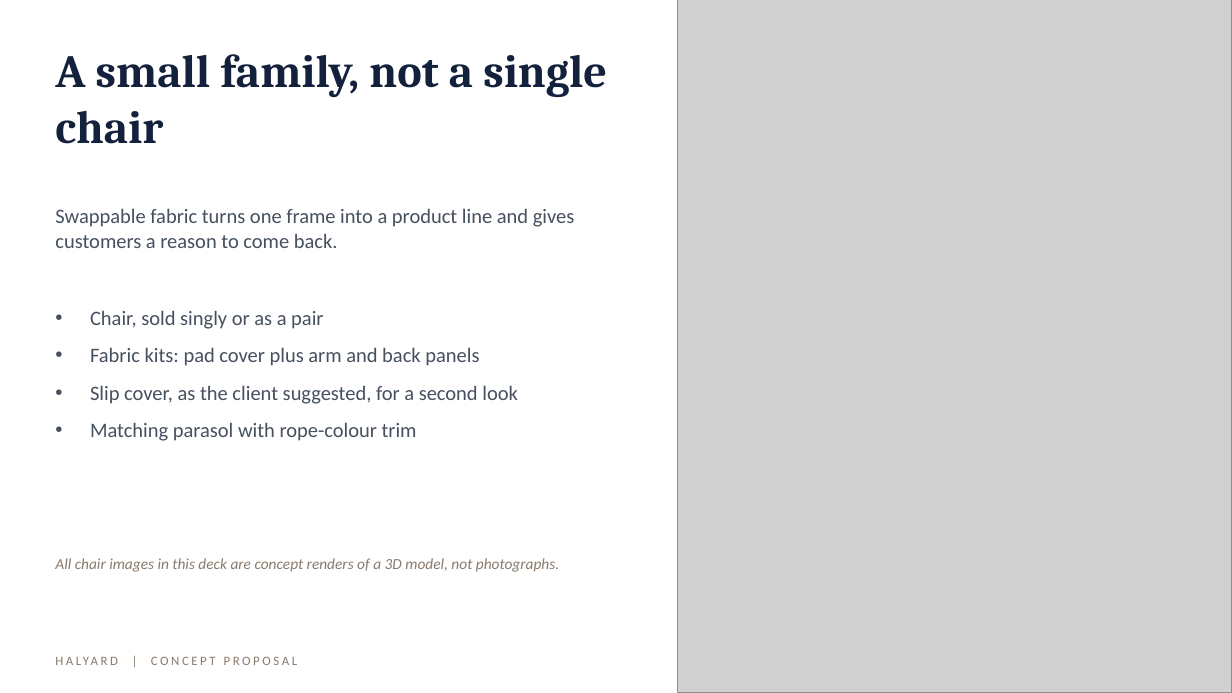
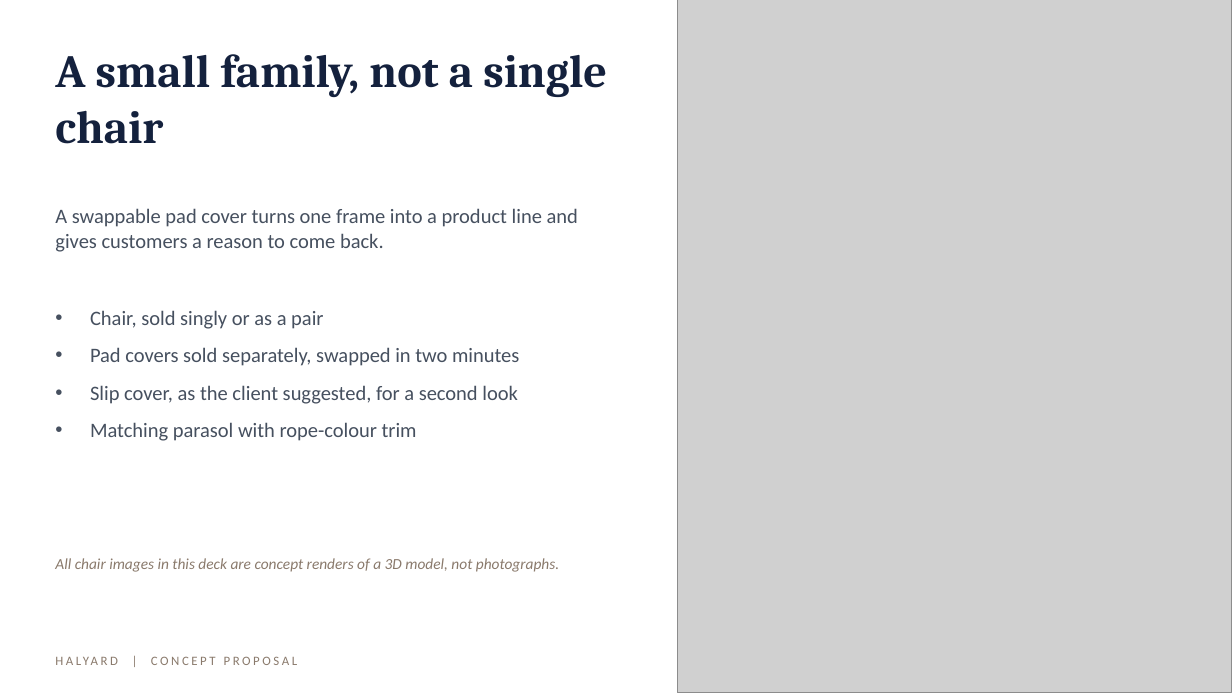
Before and after one commit to peterkaplan/hiking-games, a slide deck: slide 10 of beach-chair-render/Halyard-Beach-Club-Chair-Proposal.pptx. Drawn at 1232x693 pixels with LibreOffice and Linux fonts; fonts in the diff are those of the drawing; grey boxes stand for pictures. Boxes give left, top, right and bottom in pixels: in the first picture for what was removed or moved away, otherwise in the second. Text is boxed around its words. In the diff, an @@ line names an element or a change of style, - is before the commit and + after.

```diff
--- a/beach-chair-render/Halyard-Beach-Club-Chair-Proposal.pptx
+++ b/beach-chair-render/Halyard-Beach-Club-Chair-Proposal.pptx
@@ text at [55, 208, 578, 252]: text changed @@
-Swappable fabric turns one frame into a product line and gives customers a reason to come back.
+A swappable pad cover turns one frame into a product line and gives customers a reason to come back.
@@ text at [90, 347, 519, 366]: text changed @@
-• Fabric kits: pad cover plus arm and back panels
+• Pad covers sold separately, swapped in two minutes
```
Also in this commit, not shown: 13 other slides changed, 12 other files.
